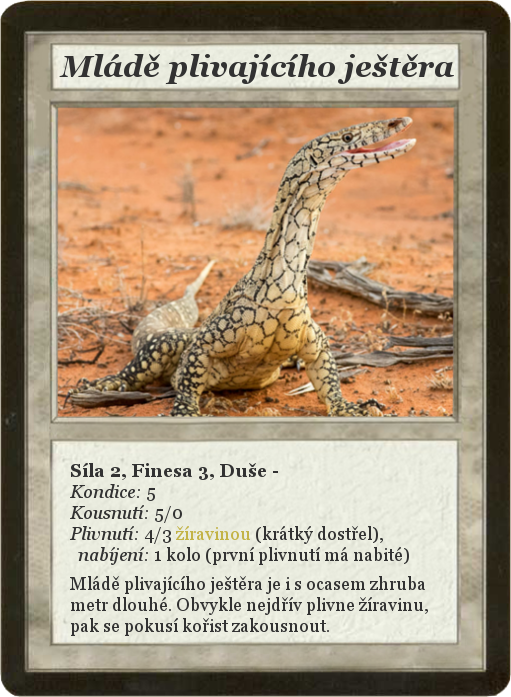
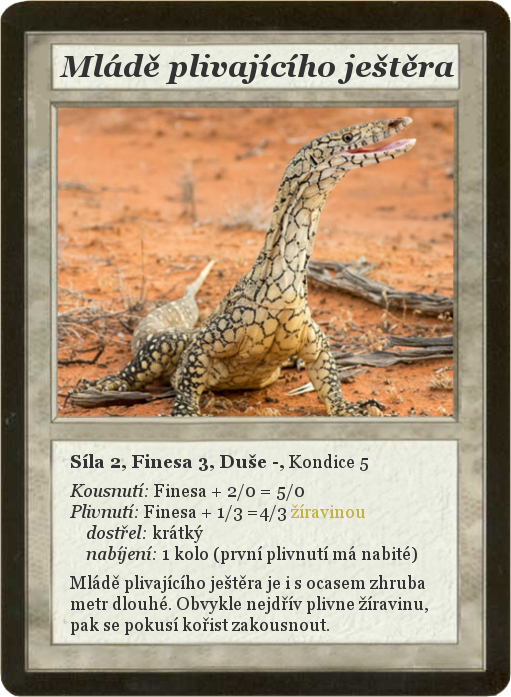
Layer changes from the first 511×697 image to the second:
renamed "Síla 2, Finesa 3, Duše - ..." to "Síla 2, Finesa 3, Duše -, Kond...", painted on it over [70, 454, 428, 636]
